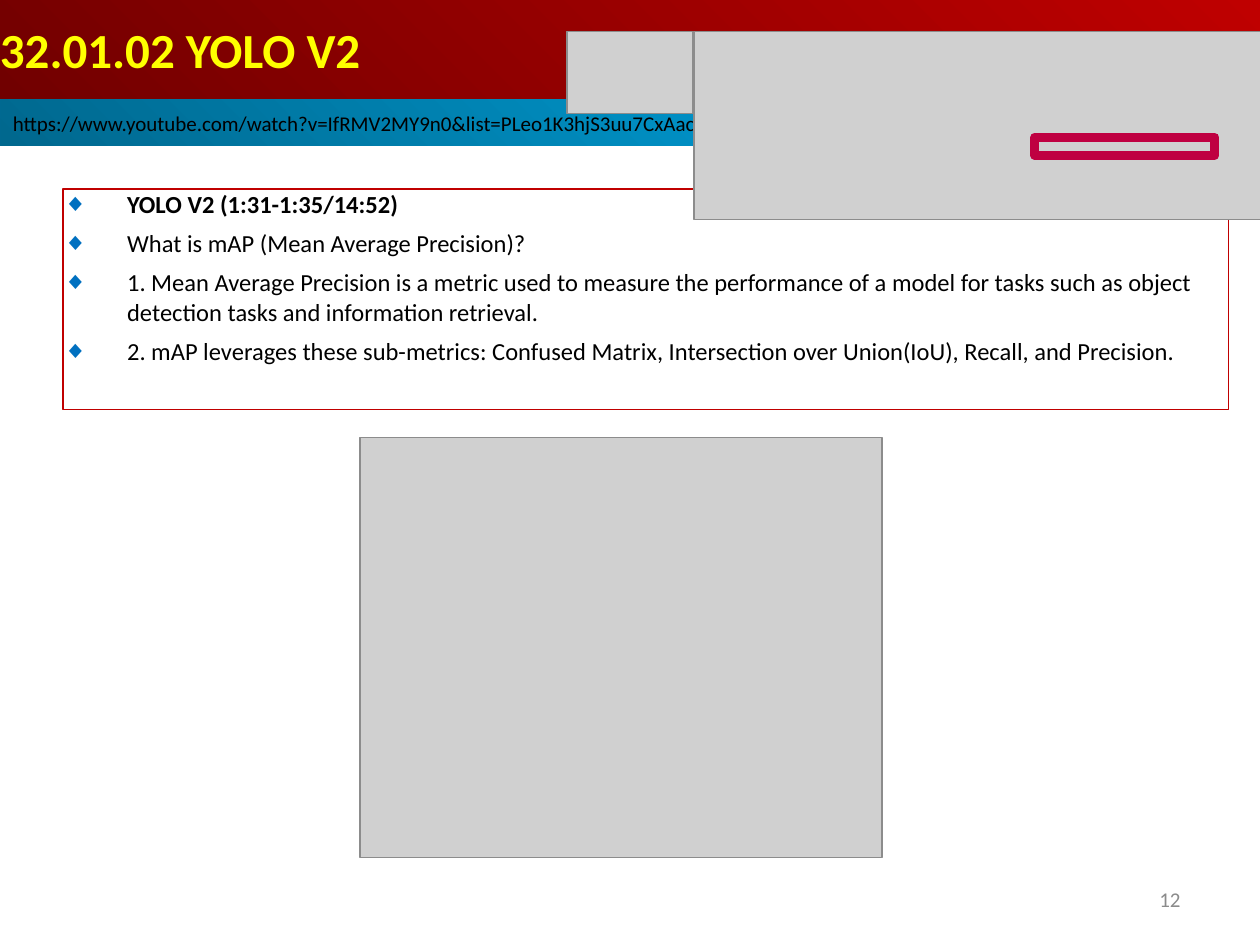
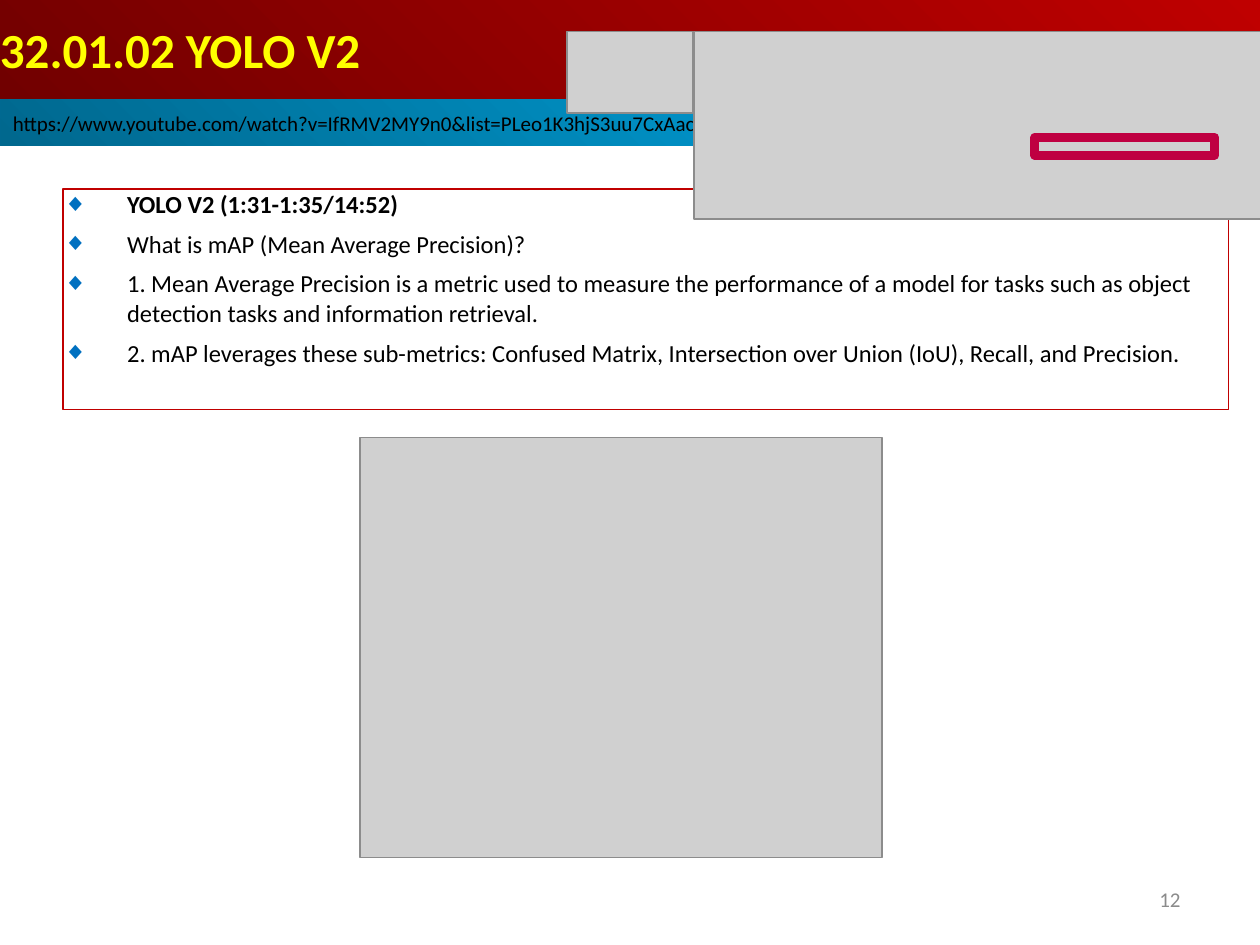
Before and after one commit to peterhchen/AIU_CS512_DL, a slide deck: slide 12 of 000_Lecture_Project/week15/01_Lecture/32.01_YOLO_History.ppt. Drawn at 1260x945 pixels with LibreOffice and Linux fonts; fonts in the diff are those of the drawing; grey boxes stand for pictures. Boxes give left, top, right and bottom in pixels: in the first picture for what was removed or moved away, otherwise in the second. Text is boxed around its words. In the diff, an @@ line names an element or a change of style, - is before the commit and + after.

```diff
--- a/000_Lecture_Project/week15/01_Lecture/32.01_YOLO_History.ppt
+++ b/000_Lecture_Project/week15/01_Lecture/32.01_YOLO_History.ppt
@@ text in rectangle at (x1=127, y1=344, x2=1179, y2=367): text changed @@
-◆ 2. mAP leverages these sub-metrics: Confused Matrix, Intersection over Union(IoU), Recall, and Precision.
+◆ 2. mAP leverages these sub-metrics: Confused Matrix, Intersection over Union (IoU), Recall, and Precision.
```
Also in this commit, not shown: 3 other slides changed, 1 other file.
